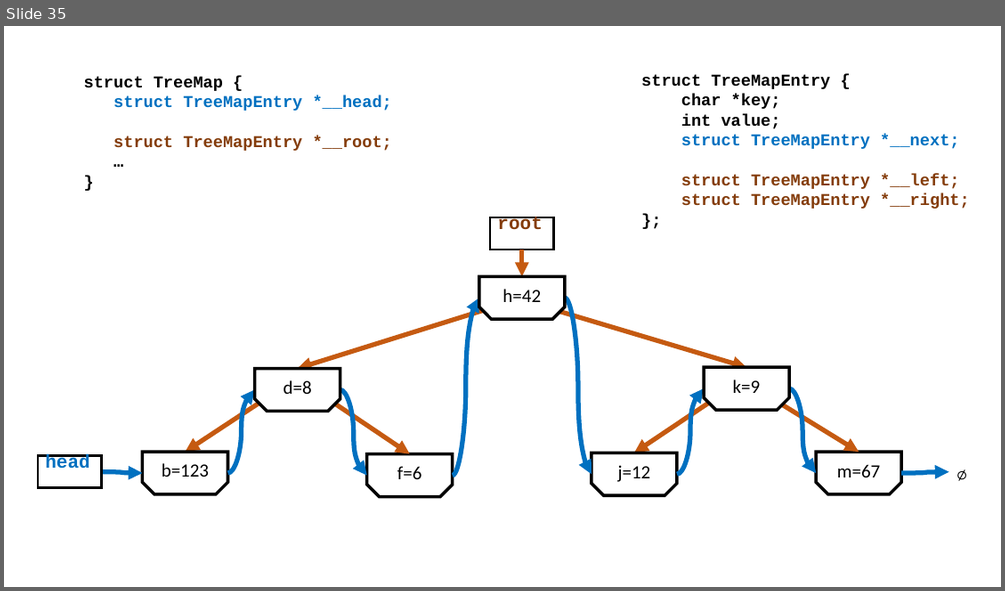
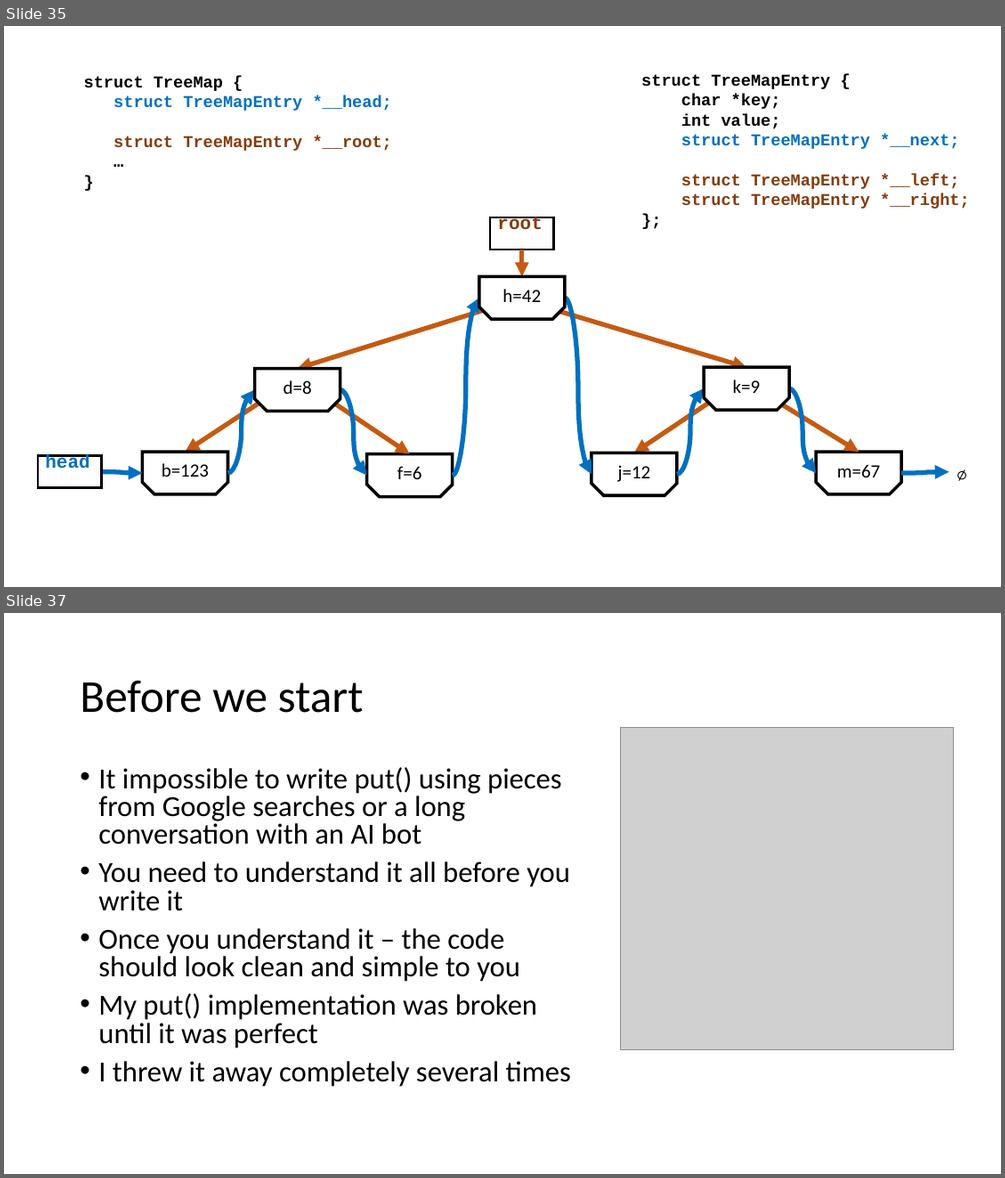
Before and after one commit to csev/cc4e, a slide deck: lectures/CC-05-Trees-Hash.pptx. Shown one above the other, each under a label of ours: slide 35 before the commit, slides 35 and 37 after it; the slides between them are not shown. The pictures are 1005x591 and 1005x1178 pixels, drawn with LibreOffice and Linux fonts; fonts in the diff are those of the drawing; grey boxes stand for pictures. Boxes give left, top, right and bottom in pixels: in the first picture for what was removed or moved away, otherwise in the second. Text is boxed around its words. In the diff, an @@ line names an element or a change of style, - is before the commit and + after.

```diff
--- a/lectures/CC-05-Trees-Hash.pptx
+++ b/lectures/CC-05-Trees-Hash.pptx
@@ slide 37 added at [4, 613, 1001, 1174], background #FFFFFF @@
@@ title added at [80, 680, 364, 713], 44 pt, text #000000 @@
+Before we start
@@ picture added at [620, 728, 954, 1050] @@
@@ text added at [98, 767, 571, 1086], 28 pt, text #000000 @@
+• It impossible to write put() using pieces from Google searches or a long conversation with an AI bot
+• You need to understand it all before you write it
+• Once you understand it – the code should look clean and simple to you
+• My put() implementation was broken until it was perfect
+• I threw it away completely several times
```
Also in this commit, not shown: 10 slides changed, 33 other slides added.
